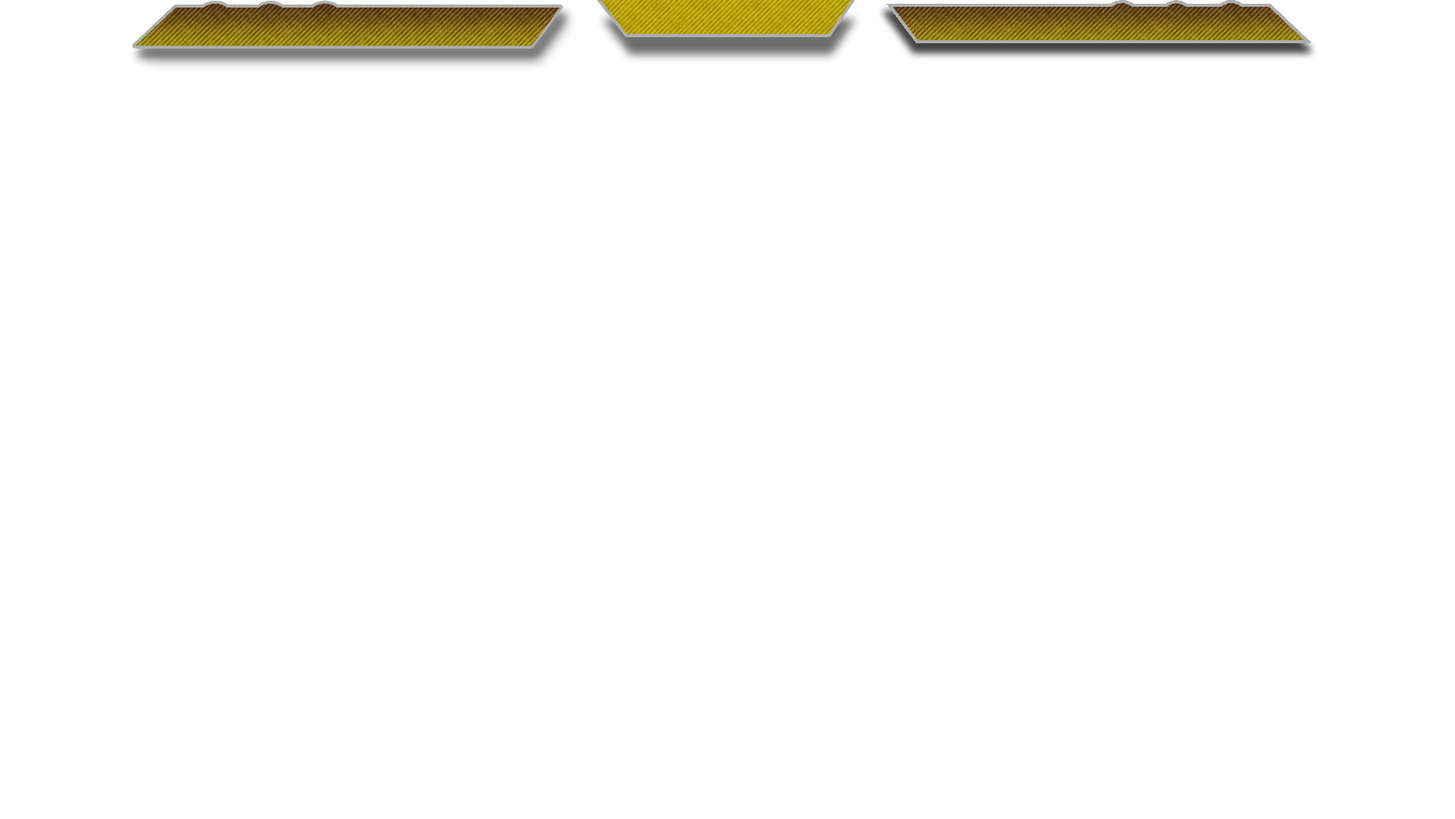
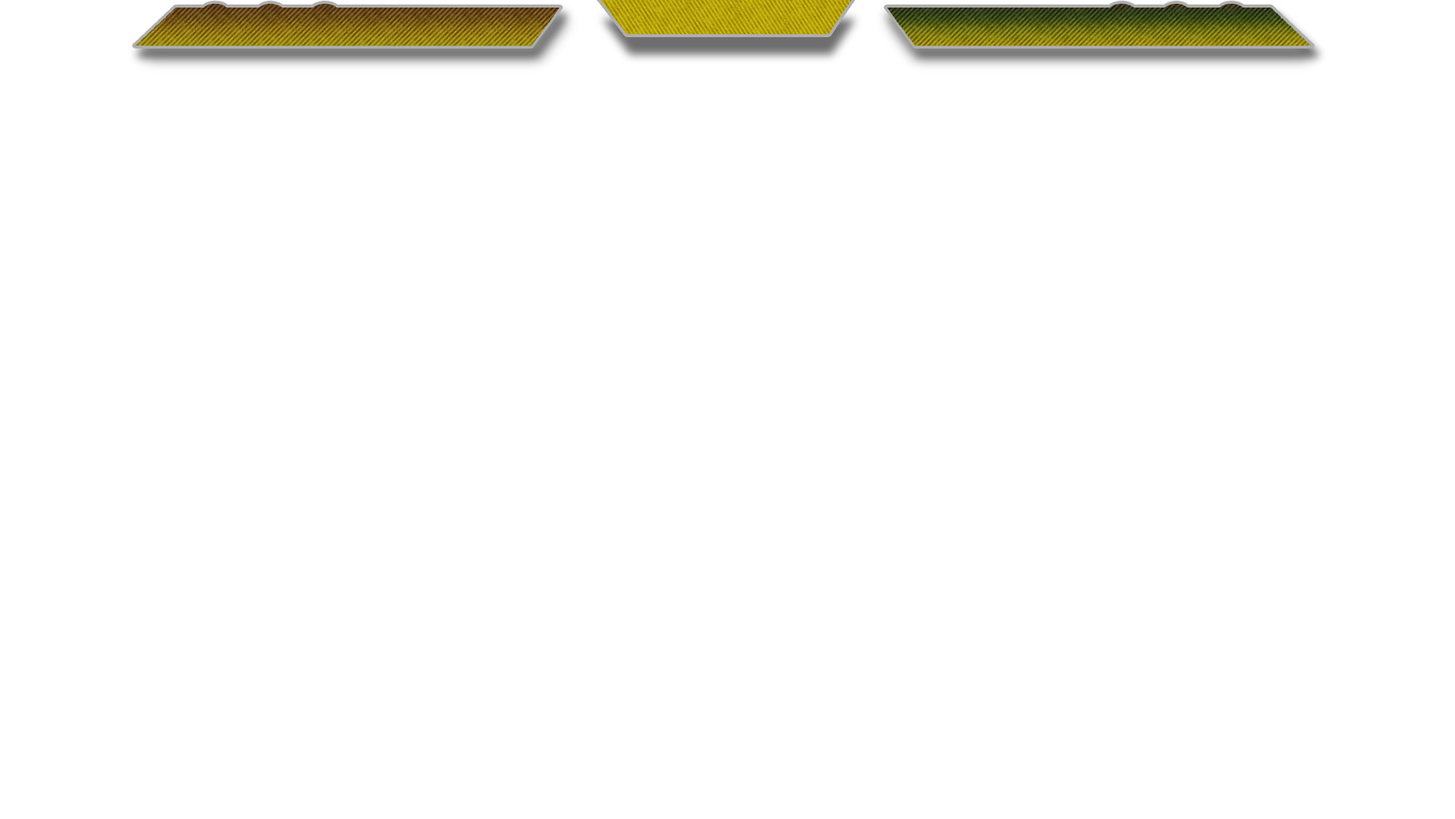
Revision of a layered 1455×819 image; what changed, layer by layer:
removed layer "Layer 6" over [886, 0, 1312, 44]
added layer "Layer 4 copy" above "Layer 4" over [878, 0, 1316, 60]
